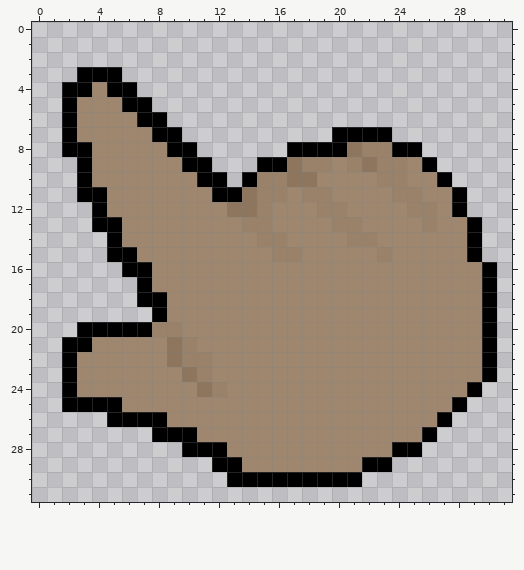
Two states of a pixel-art file, Sprites/Final/Hand.aseprite. Above, as it was before the edit.
32x32 pixels, 1 frame.
Now the later version:
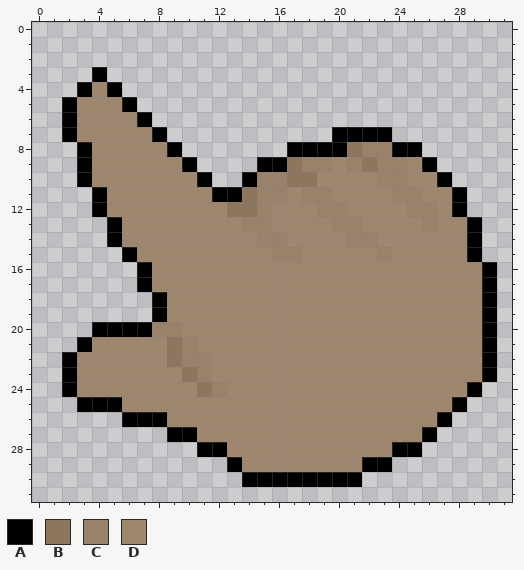
Palette (. is transparent): A #000000  B #8d755e  C #9a8169  D #9f876f
The edit:
{"y":3,"x":3,"old":"A","new":"."}
{"y":3,"x":5,"old":"A","new":"."}
{"y":4,"x":2,"old":"A","new":"."}
{"y":4,"x":6,"old":"A","new":"."}
{"y":5,"x":7,"old":"A","new":"."}
{"y":6,"x":8,"old":"A","new":"."}
{"y":7,"x":9,"old":"A","new":"."}
{"y":8,"x":2,"old":"A","new":"."}
{"y":8,"x":10,"old":"A","new":"."}
{"y":9,"x":11,"old":"A","new":"."}
{"y":10,"x":12,"old":"A","new":"."}
{"y":11,"x":3,"old":"A","new":"."}
{"y":13,"x":4,"old":"A","new":"."}
{"y":15,"x":5,"old":"A","new":"."}
{"y":16,"x":6,"old":"A","new":"."}
{"y":18,"x":7,"old":"A","new":"."}
{"y":20,"x":3,"old":"A","new":"."}
{"y":21,"x":2,"old":"A","new":"."}
{"y":25,"x":2,"old":"A","new":"."}
{"y":26,"x":5,"old":"A","new":"."}
{"y":27,"x":8,"old":"A","new":"."}
{"y":28,"x":10,"old":"A","new":"."}
{"y":29,"x":12,"old":"A","new":"."}
{"y":30,"x":13,"old":"A","new":"."}
